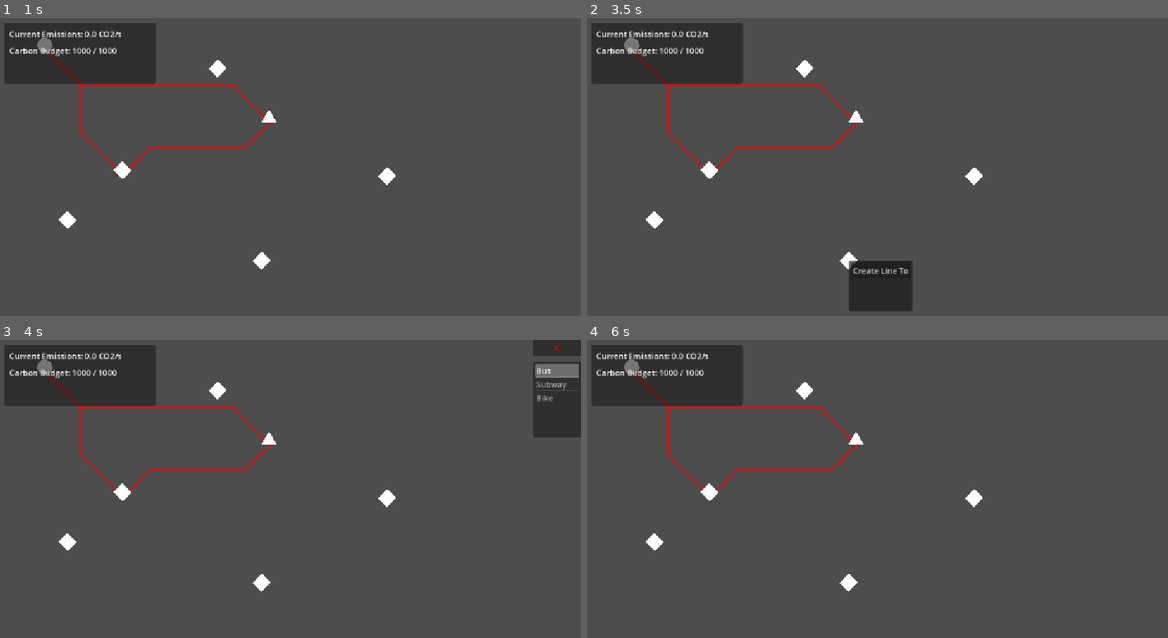
Above: before the commit, frames 1-4 (two rows, left to right).
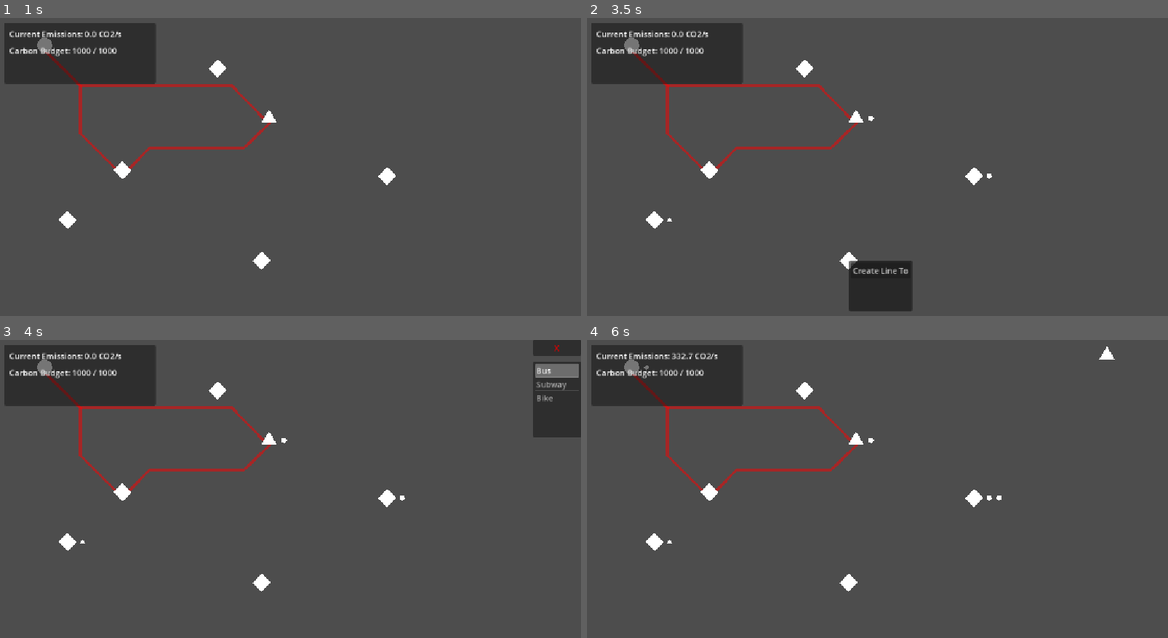
Above: after the commit, the same moments.

Repository: 9thAzure/CarbonCommuter
Game: Godot game, scene res://main/main.tscn
The game is run twice, just before and just after one commit, with the same random seed, the same clock (stepped at 60 frames per second) and the same inputs.
Inputs (mouse positions are in pixels of both pictures, inside the frame that each line leads up to):
- Up to frame 1 (1 s): tap Enter at 0.5 s; move the mouse to (418, 164) at 0.52 s; click (418, 164) at 0.67 s
- Up to frame 2 (3.5 s): tap Space at 1.25, 2.75 s; move the mouse to (761, 196) at 1.27 s; click (761, 196) at 1.42 s; tap Enter at 2 s; move the mouse to (935, 110) at 2.02 s; click (935, 110) at 2.17 s; move the mouse to (848, 247) at 2.77 s; click (848, 247) at 2.92 s
- Up to frame 3 (4 s): click "Create Line To" at 3.5 s
- Up to frame 4 (6 s): click "X" at 4.25 s; tap Enter at 5 s; move the mouse to (1051, 551) at 5.02 s; click (1051, 551) at 5.17 s; tap Space at 5.75 s; move the mouse to (703, 453) at 5.77 s; click (703, 453) at 5.92 s

Frame 1 is identical in both runs. In frame 2, less than 0.1% of the frame differs, in the area x 13-70%, y 32-69%; in frame 3, less than 0.1%; in frame 4, 0.2%, in the area x 9-91%, y 2-69%.
Error before the commit: Parse Error: Annotation "@export" is not allowed in this level. (res://main/main.gd:21)

Commit message:
aaaaah 2

Diff:
--- a/main/main.gd
+++ b/main/main.gd
@@ -1,4 +1,6 @@
 extends Node
+
+@export var hud: CanvasLayer = null
 
 @export var station_scene: PackedScene
 @export var passenger_scene: PackedScene
@@ -18,7 +20,7 @@
 	var starting_stations: Array[Station] = [station, station_2, station_3, station_4, station_5, station_6, station_7]
 	Station.stations.append_array(starting_stations)
 	print(Station.stations[0])
-	@export var hud: CanvasLayer = null
+
 
 func _on_timer_timeout() -> void:
 	spawn_station()
